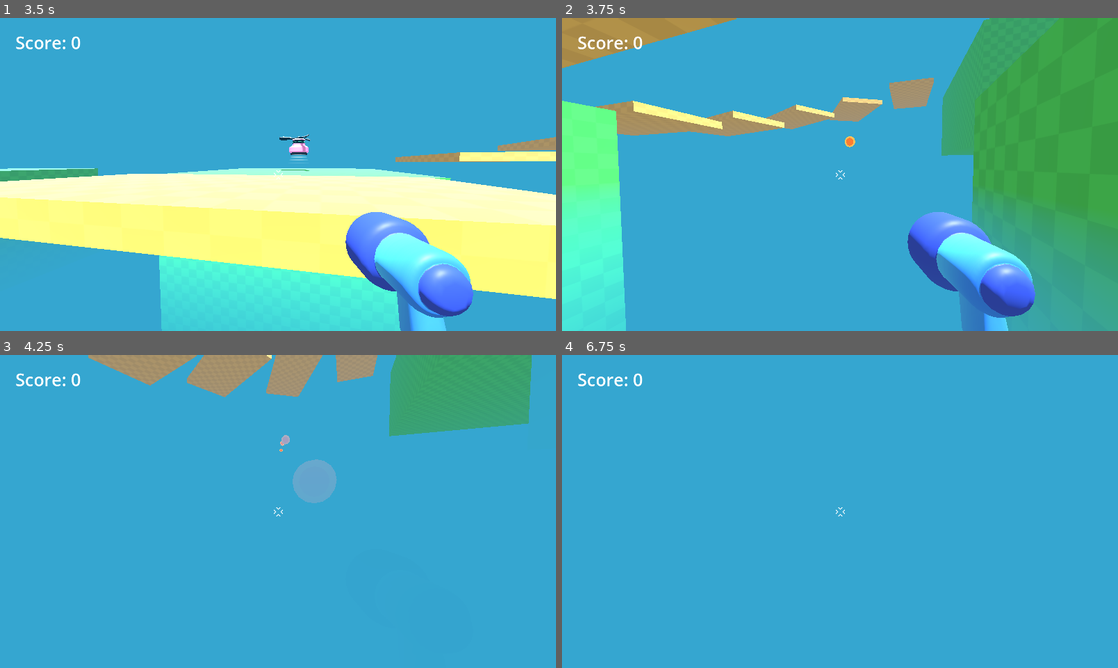
Above: before the commit, frames 1-4 (two rows, left to right).
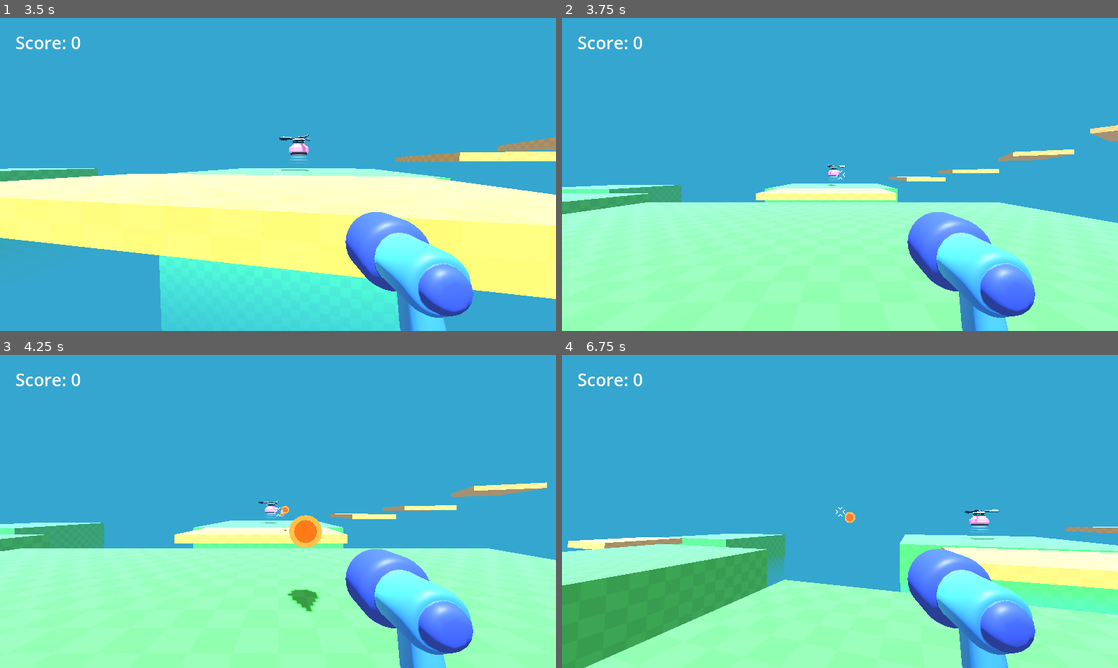
Above: after the commit, the same moments.

Repository: FaithWelton/UntitledGame
Game: Godot game, scene res://level.tscn
The game is run twice, just before and just after one commit, with the same random seed, the same clock (stepped at 60 frames per second) and the same inputs.
Inputs (mouse positions are in pixels of both pictures, inside the frame that each line leads up to):
- Up to frame 1 (3.5 s): tap Enter at 0.5 s; move the mouse to (305, 174) at 0.52 s; press the mouse at (305, 174) at 0.53 s; hold W (move_forward) from 0.53 s (still down); tap Space (jump) at 0.77, 1.52, 3.02 s; move the mouse to (250, 174) at 1.27 s; release the mouse at (250, 174) at 1.28 s; click (250, 174) at 1.35 s; move the mouse to (289, 168) at 2.02 s; press the mouse at (289, 168) at 2.03 s; move the mouse to (272, 180) at 2.77 s; release the mouse at (272, 180) at 2.78 s; click (272, 180) at 2.85 s
- Up to frame 2 (3.75 s): keep holding W (move_forward); move the mouse to (878, 177) at 3.52 s; press the mouse at (878, 177) at 3.53 s
- Up to frame 3 (4.25 s): keep holding W (move_forward); tap Space (jump) at 3.77 s
- Up to frame 4 (6.75 s): move the mouse to (795, 508) at 4.27 s; release the mouse at (795, 508) at 4.28 s; click (795, 508) at 4.35 s; tap Space (jump) at 4.52, 6.02 s; move the mouse to (845, 511) at 5.02 s; press the mouse at (845, 511) at 5.03 s; move the mouse to (817, 505) at 5.77 s; release W (move_forward) at 5.78 s; release the mouse at (817, 505) at 5.78 s; hold D (move_right) 5.78-6.53 s; click (817, 505) at 5.85 s; move the mouse to (867, 511) at 6.52 s; press the mouse at (867, 511) at 6.53 s; hold W (move_forward) from 6.53 s (still down)

Frame 1 is identical in both runs. In frame 2, 66% of the frame differs, in the area x 0-100%, y 0-100%; in frame 3, 54%; in frame 4, 39%.

Commit message:
Tut: Add KillPlane & Reset

Diff:
--- a/level.gd
+++ b/level.gd
@@ -9,3 +9,6 @@
 
 func _on_mob_spawner_mob_spawned(mob: Variant) -> void:
 	mob.died.connect(increase_score)
+
+func _on_kill_plane_body_entered(body: Node3D) -> void:
+	get_tree().reload_current_scene.call_deferred()
--- a/level.tscn
+++ b/level.tscn
@@ -20,6 +20,8 @@
 fog_density = 0.0055
 fog_height = -2.3
 fog_height_density = 0.3537
+
+[sub_resource type="WorldBoundaryShape3D" id="WorldBoundaryShape3D_f2txt"]
 
 [node name="Level" type="Node3D"]
 script = ExtResource("1_f2txt")
@@ -130,6 +132,13 @@
 [node name="WorldEnvironment" type="WorldEnvironment" parent="."]
 environment = SubResource("Environment_f2txt")
 
+[node name="KillPlane" type="Area3D" parent="."]
+
+[node name="CollisionShape3D" type="CollisionShape3D" parent="KillPlane"]
+transform = Transform3D(1, 0, 0, 0, 1, 0, 0, 0, 1, 0, -3, 10)
+shape = SubResource("WorldBoundaryShape3D_f2txt")
+
 [connection signal="mob_spawned" from="MobSpawner" to="." method="_on_mob_spawner_mob_spawned"]
+[connection signal="body_entered" from="KillPlane" to="." method="_on_kill_plane_body_entered"]
 
 [editable path="Player"]
Not shown: 1 places in level.tscn that only renumber resources
